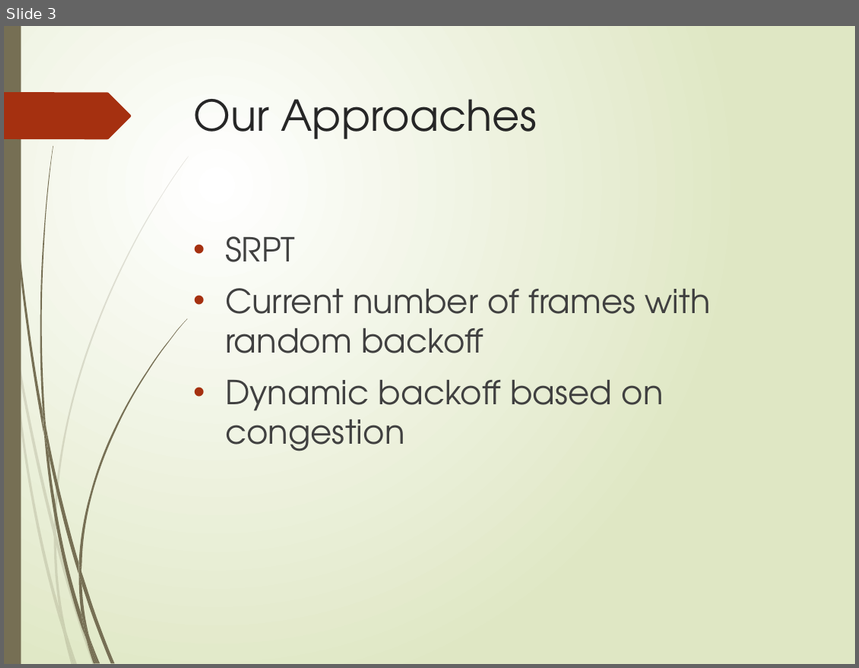
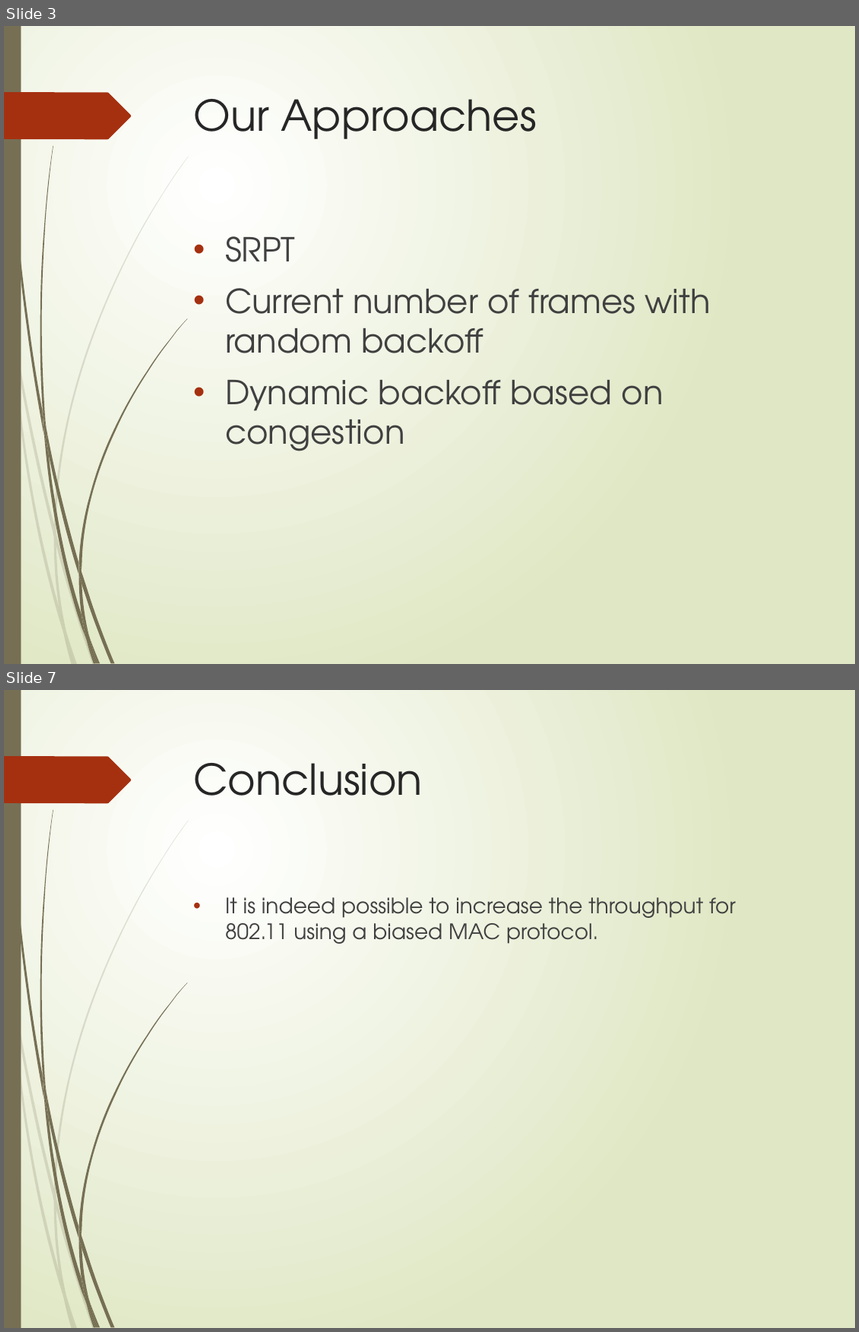
Before and after one commit to Marfle-Bark/myHUMPS, a slide deck: Presentation.pptx. Shown one above the other, each under a label of ours: slide 3 before the commit, slides 3 and 7 after it; the slides between them are not shown. The pictures are 859x668 and 859x1332 pixels, drawn with LibreOffice and Linux fonts; fonts in the diff are those of the drawing. Boxes give left, top, right and bottom in pixels: in the first picture for what was removed or moved away, otherwise in the second. Text is boxed around its words. In the diff, an @@ line names an element or a change of style, - is before the commit and + after.

```diff
--- a/Presentation.pptx
+++ b/Presentation.pptx
@@ slide 7 added at (x1=4, y1=690, x2=855, y2=1328), background gradient #FFFFFF to #DFE8C4; not listed: 24 template elements that a slide beside it also shows @@
@@ title added at (x1=193, y1=763, x2=423, y2=796), 36 pt, text #262626 @@
+Conclusion
@@ text added at (x1=225, y1=897, x2=736, y2=944), 18 pt, text #404040 @@
+• It is indeed possible to increase the throughput for 802.11 using a biased MAC protocol.
```
Also in this commit, not shown: 4 slides changed, 1 slide removed.
